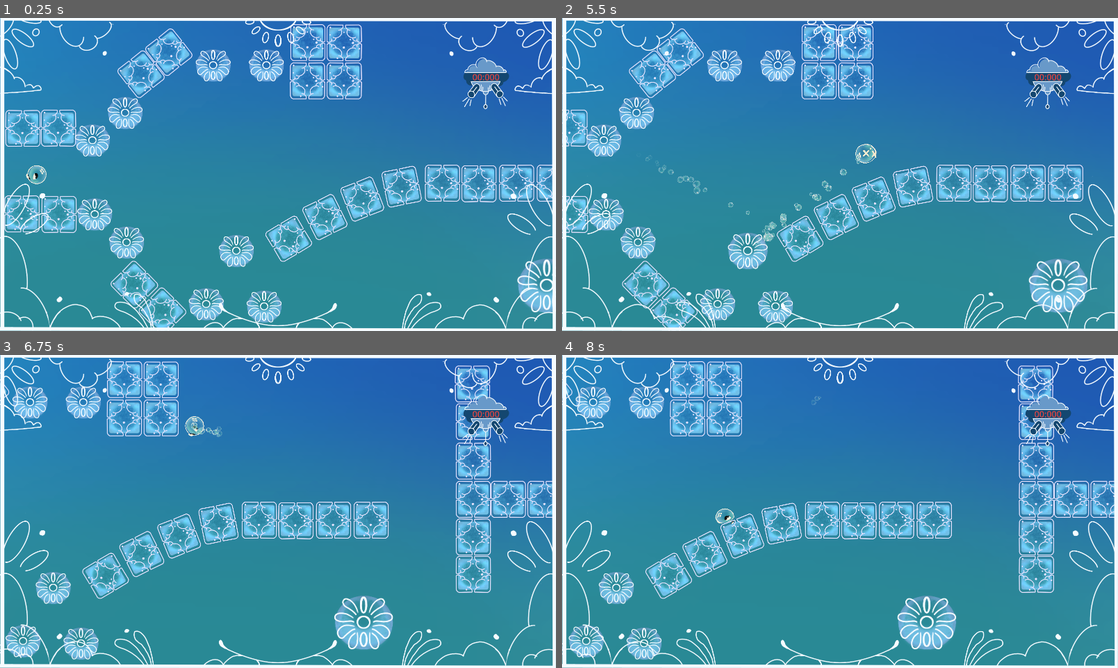
Above: before the commit, frames 1-4 (two rows, left to right).
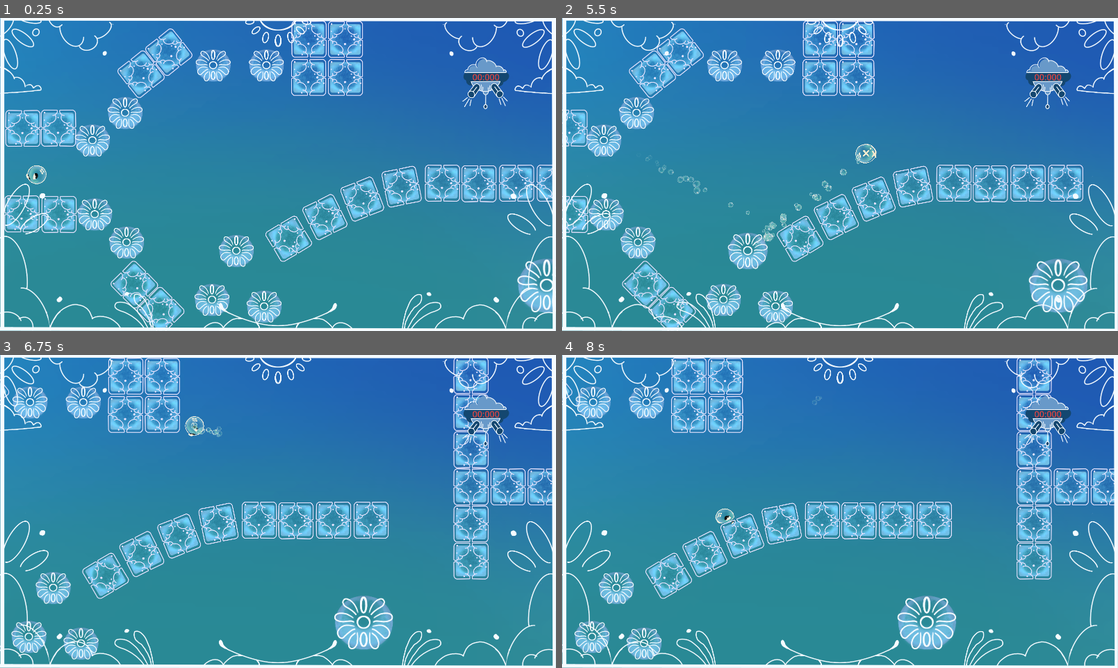
Above: after the commit, the same moments.

Repository: davifarhi/GGJ25-CrashSim-Untitled
Game: Godot game, scene res://scenes/levels/Level2.tscn
The game is run twice, just before and just after one commit, with the same random seed, the same clock (stepped at 60 frames per second) and the same inputs. This scene is started directly instead of the project's main scene.
Inputs (mouse positions are in pixels of both pictures, inside the frame that each line leads up to):
- Up to frame 1 (0.25 s): no input
- Up to frame 2 (5.5 s): tap Enter at 0.5 s; move the mouse to (962, 158) at 0.52 s; click (962, 158) at 0.6 s; move the mouse to (728, 190) at 1.27 s; tap Delete at 1.35, 2.85, 4.35 s; move the mouse to (895, 105) at 2.02 s; click (895, 105) at 2.1 s; move the mouse to (812, 237) at 2.77 s; move the mouse to (1006, 221) at 3.52 s; click (1006, 221) at 3.6 s; move the mouse to (673, 127) at 4.27 s; move the mouse to (867, 174) at 5.02 s; click (867, 174) at 5.1 s
- Up to frame 3 (6.75 s): move the mouse to (194, 433) at 5.77 s; tap Delete at 5.85 s; move the mouse to (400, 495) at 6.52 s; click (400, 495) at 6.6 s
- Up to frame 4 (8 s): move the mouse to (728, 527) at 7.27 s; tap Delete at 7.35 s

The runs differ from the first frame. In frame 1, 3.0% of the frame differs, in the area x 24-66%, y 0-99%; in frame 2, 2.9%; in frame 3, 7.1%; in frame 4, 7.2%, in the area x 0-100%, y 0-97%.

Commit message:
protect oob in level 2

Diff:
--- a/ggj-crashsim-untilted/scenes/levels/Level2.tscn
+++ b/ggj-crashsim-untilted/scenes/levels/Level2.tscn
@@ -7,6 +7,28 @@
 [ext_resource type="PackedScene" uid="uid://wakg8ukvu4bk" path="res://scenes/obstacles/round_bumper.tscn" id="5_nvuq0"]
 [ext_resource type="PackedScene" uid="uid://cj4gw1uwfjl7x" path="res://scenes/obstacles/moving_wall_2x_2.tscn" id="6_i7gcl"]
 [ext_resource type="PackedScene" uid="uid://b012f4a87qq77" path="res://scenes/obstacles/spikes_4.tscn" id="7_jtqhh"]
+[ext_resource type="PackedScene" uid="uid://b11vvamp0epe3" path="res://scenes/obstacles/InvisibleWall.tscn" id="8_jhbwi"]
+
+[sub_resource type="RectangleShape2D" id="RectangleShape2D_1utnk"]
+size = Vector2(255.5, 419)
+
+[sub_resource type="RectangleShape2D" id="RectangleShape2D_etr6n"]
+size = Vector2(203, 404)
+
+[sub_resource type="RectangleShape2D" id="RectangleShape2D_832a4"]
+size = Vector2(2986.83, 799.168)
+
+[sub_resource type="RectangleShape2D" id="RectangleShape2D_r4wxn"]
+size = Vector2(3082.31, 500.385)
+
+[sub_resource type="RectangleShape2D" id="RectangleShape2D_l31v0"]
+size = Vector2(997, 128)
+
+[sub_resource type="RectangleShape2D" id="RectangleShape2D_nnei3"]
+size = Vector2(464, 199.75)
+
+[sub_resource type="RectangleShape2D" id="RectangleShape2D_uk5oe"]
+size = Vector2(268.277, 168.801)
 
 [node name="Level2" type="Node2D"]
 script = ExtResource("1_6q3w1")
@@ -31,11 +53,11 @@
 rotation = -0.785398
 
 [node name="Block20" parent="obstacke" instance=ExtResource("4_pjvsw")]
-position = Vector2(-399, 472)
+position = Vector2(-405, 470)
 rotation = -0.785398
 
 [node name="RoundBumper" parent="obstacke" instance=ExtResource("5_nvuq0")]
-position = Vector2(-248, 448)
+position = Vector2(-228, 433)
 
 [node name="RoundBumper2" parent="obstacke" instance=ExtResource("5_nvuq0")]
 position = Vector2(-48, 456)
@@ -95,52 +117,52 @@
 rotation = -0.667479
 
 [node name="Block10" parent="obstacke" instance=ExtResource("4_pjvsw")]
-position = Vector2(103, -455)
+position = Vector2(107, -467)
 
 [node name="Block25" parent="obstacke" instance=ExtResource("4_pjvsw")]
-position = Vector2(229, -454)
+position = Vector2(233, -466)
 
 [node name="Block26" parent="obstacke" instance=ExtResource("4_pjvsw")]
-position = Vector2(229, -323)
+position = Vector2(233, -335)
 
 [node name="Block27" parent="obstacke" instance=ExtResource("4_pjvsw")]
-position = Vector2(102, -323)
+position = Vector2(106, -335)
 
 [node name="Block11" parent="obstacke" instance=ExtResource("4_pjvsw")]
-position = Vector2(1307, -174)
+position = Vector2(1299, -213)
 
 [node name="Block29" parent="obstacke" instance=ExtResource("4_pjvsw")]
-position = Vector2(1307, -42)
+position = Vector2(1299, -85)
 
 [node name="Block12" parent="obstacke" instance=ExtResource("4_pjvsw")]
-position = Vector2(1307, -310)
+position = Vector2(1299, -341)
 
 [node name="Block13" parent="obstacke" instance=ExtResource("4_pjvsw")]
-position = Vector2(1304, -440)
+position = Vector2(1299, -469)
 
 [node name="Block14" parent="obstacke" instance=ExtResource("4_pjvsw")]
-position = Vector2(1428, -42)
+position = Vector2(1427, -85)
 
 [node name="Block28" parent="obstacke" instance=ExtResource("4_pjvsw")]
-position = Vector2(1554, -42)
+position = Vector2(1555, -85)
 
 [node name="Block34" parent="obstacke" instance=ExtResource("4_pjvsw")]
-position = Vector2(1681, -42)
+position = Vector2(1683, -86)
 
 [node name="Block35" parent="obstacke" instance=ExtResource("4_pjvsw")]
-position = Vector2(1681, -172)
+position = Vector2(1683, -214)
 
 [node name="Block36" parent="obstacke" instance=ExtResource("4_pjvsw")]
-position = Vector2(1683, -304)
+position = Vector2(1683, -342)
 
 [node name="Block37" parent="obstacke" instance=ExtResource("4_pjvsw")]
-position = Vector2(1683, -434)
+position = Vector2(1683, -470)
 
 [node name="Block15" parent="obstacke" instance=ExtResource("4_pjvsw")]
-position = Vector2(1307, 88)
+position = Vector2(1299, 43)
 
 [node name="Block30" parent="obstacke" instance=ExtResource("4_pjvsw")]
-position = Vector2(1307, 217)
+position = Vector2(1299, 171)
 
 [node name="RoundBumper10" parent="obstacke" instance=ExtResource("5_nvuq0")]
 position = Vector2(928, 384)
@@ -239,3 +261,51 @@
 
 [node name="Spikes4" parent="obstacke" instance=ExtResource("7_jtqhh")]
 position = Vector2(3277, 232)
+
+[node name="InvisibleWall" parent="obstacke" instance=ExtResource("8_jhbwi")]
+position = Vector2(1457, -407)
+
+[node name="CollisionShape2D" type="CollisionShape2D" parent="obstacke/InvisibleWall"]
+position = Vector2(33.75, 48)
+shape = SubResource("RectangleShape2D_1utnk")
+
+[node name="InvisibleWall" parent="." instance=ExtResource("8_jhbwi")]
+position = Vector2(-758, 364)
+
+[node name="CollisionShape2D" type="CollisionShape2D" parent="InvisibleWall"]
+position = Vector2(-91.5, -35)
+shape = SubResource("RectangleShape2D_etr6n")
+
+[node name="CollisionShape2D2" type="CollisionShape2D" parent="InvisibleWall"]
+position = Vector2(26.9497, -11.3083)
+rotation = -2.33191
+scale = Vector2(0.09998, -0.529503)
+shape = SubResource("RectangleShape2D_832a4")
+
+[node name="CollisionShape2D3" type="CollisionShape2D" parent="InvisibleWall"]
+position = Vector2(176, 124)
+rotation = -2.35749
+scale = Vector2(0.09998, -0.529503)
+shape = SubResource("RectangleShape2D_r4wxn")
+
+[node name="InvisibleWall3" parent="." instance=ExtResource("8_jhbwi")]
+position = Vector2(3020, 527)
+
+[node name="CollisionPolygon2D" type="CollisionPolygon2D" parent="InvisibleWall3"]
+polygon = PackedVector2Array(-348, 70, -149, -209, -54, -247, 66, -231, 284, -104, 417, -187, 395, -344, 322, -439, 192, -500, -10, -596, -178, -727, -465, -1082, -464, -1436, 1320, -1428, 905, -96, 1029, 404)
+
+[node name="InvisibleWall2" parent="." instance=ExtResource("8_jhbwi")]
+position = Vector2(-816, -427)
+
+[node name="CollisionShape2D" type="CollisionShape2D" parent="InvisibleWall2"]
+position = Vector2(359.5, -51)
+shape = SubResource("RectangleShape2D_l31v0")
+
+[node name="CollisionShape2D2" type="CollisionShape2D" parent="InvisibleWall2"]
+position = Vector2(98, 108.125)
+shape = SubResource("RectangleShape2D_nnei3")
+
+[node name="CollisionShape2D3" type="CollisionShape2D" parent="InvisibleWall2"]
+position = Vector2(176.931, 174.432)
+rotation = -0.633816
+shape = SubResource("RectangleShape2D_uk5oe")
--- /dev/null
+++ b/ggj-crashsim-untilted/scenes/obstacles/InvisibleWall.tscn
@@ -0,0 +1,36 @@
+[gd_scene load_steps=9 format=3 uid="uid://b11vvamp0epe3"]
+
+[ext_resource type="PhysicsMaterial" uid="uid://cuwk5enyeau8u" path="res://assets/PhysicMaterials/bouncy_walls.tres" id="1_i1bmk"]
+[ext_resource type="Script" path="res://scenes/obstacles/bounce_sound_producer.gd" id="1_m8wop"]
+[ext_resource type="AudioStream" uid="uid://buk7kwyhf3sjq" path="res://assets/sound/bou_bounce_01.wav" id="3_d5mmj"]
+[ext_resource type="AudioStream" uid="uid://jyhc8isij4nu" path="res://assets/sound/bou_bounce_02.wav" id="4_sip6v"]
+[ext_resource type="AudioStream" uid="uid://cgvsampqcjk30" path="res://assets/sound/bou_bounce_03.wav" id="5_2i8ay"]
+[ext_resource type="AudioStream" uid="uid://cmltphy7xmgur" path="res://assets/sound/bou_bounce_vo_01.wav" id="6_wunfy"]
+[ext_resource type="AudioStream" uid="uid://c4fqwuwodhgjm" path="res://assets/sound/bou_bounce_vo_02.wav" id="7_cmeh1"]
+[ext_resource type="AudioStream" uid="uid://mvn1g5uvghl4" path="res://assets/sound/bou_bounce_vo_03.wav" id="8_16vxc"]
+
+[node name="InvisibleWall" type="StaticBody2D"]
+physics_material_override = ExtResource("1_i1bmk")
+script = ExtResource("1_m8wop")
+
+[node name="BounceCollection" type="Node" parent="."]
+
+[node name="Bounce1" type="AudioStreamPlayer" parent="BounceCollection"]
+stream = ExtResource("3_d5mmj")
+
+[node name="Bounce2" type="AudioStreamPlayer" parent="BounceCollection"]
+stream = ExtResource("4_sip6v")
+
+[node name="Bounce3" type="AudioStreamPlayer" parent="BounceCollection"]
+stream = ExtResource("5_2i8ay")
+
+[node name="BounceVOCollection" type="Node" parent="."]
+
+[node name="Bounce1" type="AudioStreamPlayer" parent="BounceVOCollection"]
+stream = ExtResource("6_wunfy")
+
+[node name="Bounce2" type="AudioStreamPlayer" parent="BounceVOCollection"]
+stream = ExtResource("7_cmeh1")
+
+[node name="Bounce3" type="AudioStreamPlayer" parent="BounceVOCollection"]
+stream = ExtResource("8_16vxc")
Not shown: 1 places in ggj-crashsim-untilted/scenes/levels/Level2.tscn that only renumber resources
